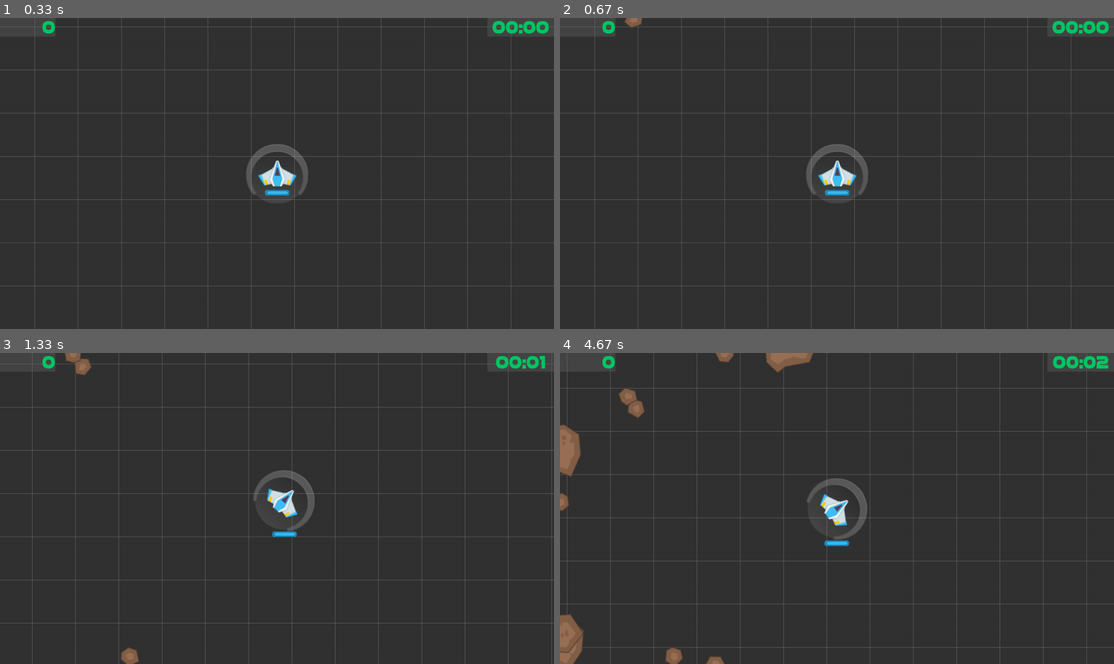
Above: before the commit, frames 1-4 (two rows, left to right).
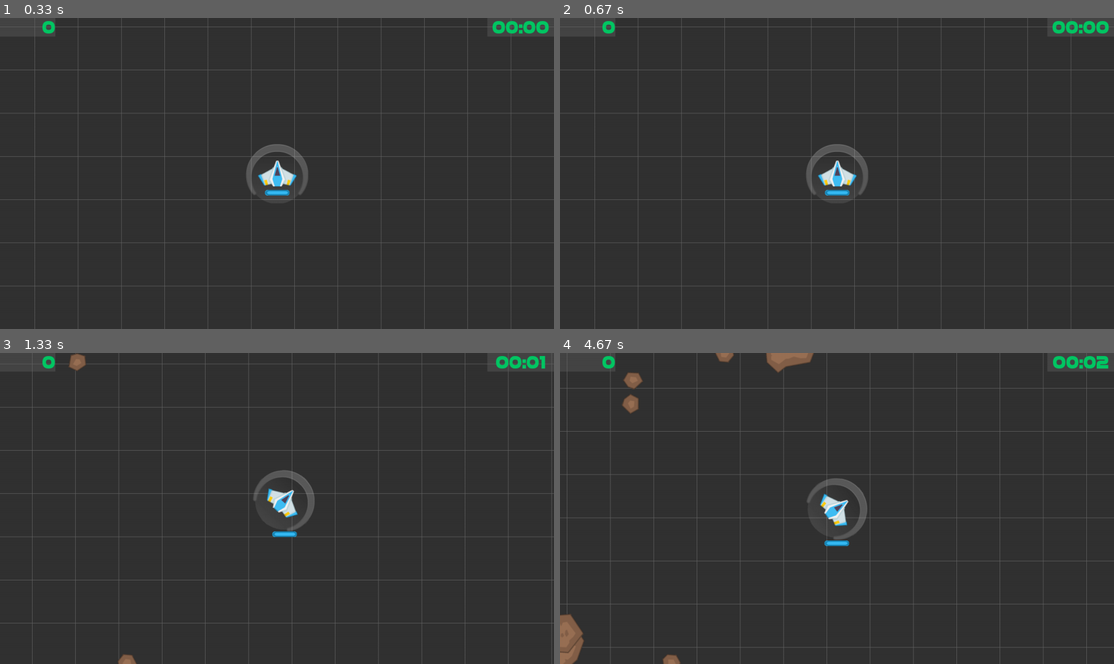
Above: after the commit, the same moments.

Repository: genericprogrammerdude/pygamengn
Game: pygame game, started from main.py
Two runs of this game, one before a commit and one after it. Both use one fixed random seed, a clock stepped at 60 frames per second and the inputs below.
Inputs:
- Up to frame 1 (0.33 s): no input
- Up to frame 2 (0.67 s): tap Space at 0.33 s
- Up to frame 3 (1.33 s): hold D 0.67-1.13 s; hold W from 1.17 s (still down)
- Up to frame 4 (4.67 s): release W at 1.47 s; hold D 1.5-1.97 s; hold A 2-2.53 s; tap End at 2.57 s; hold A 3.23-3.63 s; hold W 3.67-4.03 s; hold D from 4.07 s (still down)

Frame 1 is identical in both runs. In frame 2, less than 0.1% of the frame differs, in the area x 11-15%, y 0-4%; in frame 3, 0.3%; in frame 4, 1.1%, in the area x 0-46%, y 0-100%.

Commit message:
Added an AsteroidSpawner to MainMenu.

Diff:
--- a/Assets/inventory.json
+++ b/Assets/inventory.json
@@ -160,7 +160,8 @@
                     "MainMenu/ExitButton"
                 ],
                 "fix_aspect_ratio": false,
-                "colour": [100, 100, 100, 128]
+                "colour": [100, 100, 100, 128],
+                "game_object_type:asteroid_spawner": "MainMenu/AsteroidSpawner"
             },
             "StartButton": {
                 "class_name": "ColourPanel",
@@ -212,6 +213,19 @@
                         "vert_align": "CENTRE",
                         "text": "Exit"
                     }
+                }
+            },
+            "AsteroidSpawner": {
+                "class_name": "AsteroidSpawner",
+                "kwargs": {
+                    "asteroid_types": [
+                        "AsteroidBig",
+                        "AsteroidMedium",
+                        "AsteroidSmall",
+                        "AsteroidTiny"
+                    ],
+                    "spawn_freq": 3000,
+                    "asset:render_group": "RenderGroup"
                 }
             }
         },
--- a/main_menu.py
+++ b/main_menu.py
@@ -2,6 +2,7 @@
 
 from UI.font_asset import FontAsset
 from UI.panel import ColourPanel
+from asteroid import AsteroidSpawner
 from game import Game
 from game_object_factory import GameObjectFactory
 
@@ -10,11 +11,17 @@
 class MainMenu(ColourPanel):
     """Main menu UI."""
 
-    def __init__(self, **kwargs):
+    def __init__(self, asteroid_spawner, **kwargs):
         super().__init__(**kwargs)
+        self.asteroid_spawner = asteroid_spawner
         self.start_button = self.children[0]
         self.exit_button = self.children[1]
         self.game = None
+
+    def update(self, parent_rect, delta):
+        """Updates the main menu."""
+        super().update(parent_rect, delta)
+        self.asteroid_spawner.update(delta)
 
     def set_game(self, game):
         """Sets the instance of Game to interact with."""
